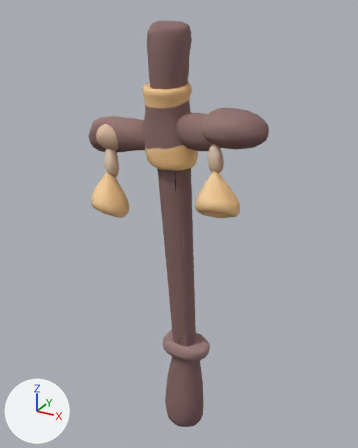
Two versions of the glTF model arte/equipo/cruz_santa.glb, one commit apart.
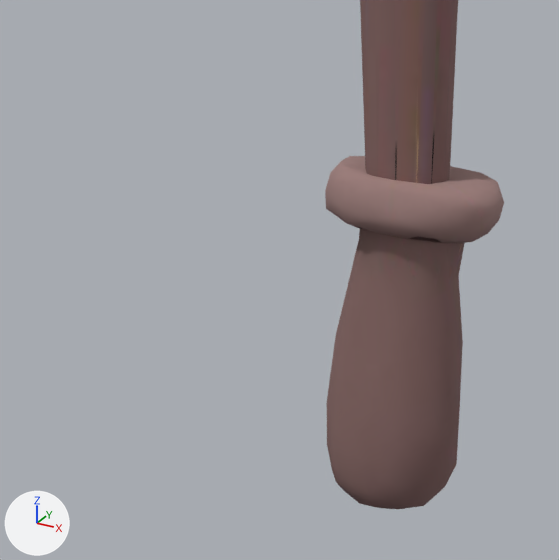
Each version appears first whole from a camera (50 mm lens) standing at (0.257, -0.443, 0.527) and looking at (0.002, 0.02, 0.295), and next in a close-up from a camera (50 mm lens) standing at (0.1, -0.234, 0.213) and looking at (0.005, -0.062, 0.127). The axes (+X, +Y, +Z) are drawn at lower left. The lights are the same throughout. The older version's two pictures come first. Vertices at exactly the same position are counted once.

The first close-up shows 'reliquia_3'.
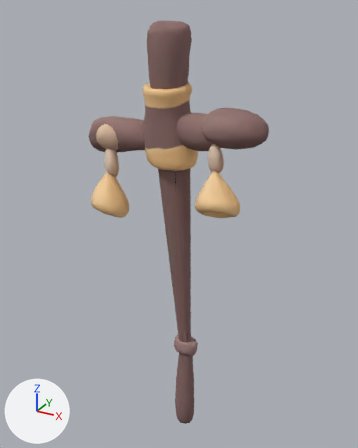
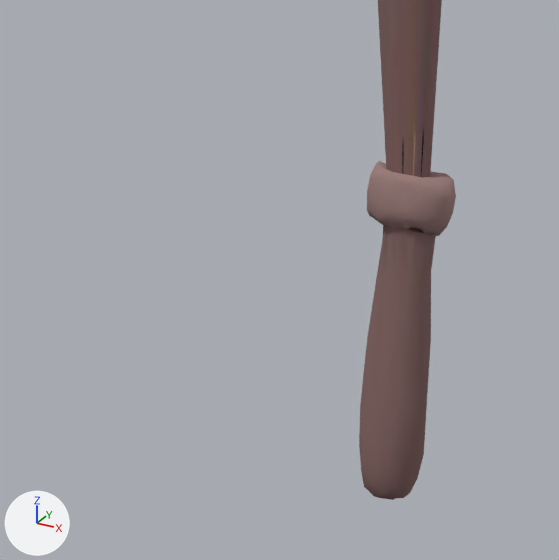
Boxes (x1, y1, x2, y2) around the edits, measured in the close-ups (559 x 560 px; the box of a moved part takes in the faces that stretch with it):
'reliquia_3', reshaped
    before: (325, 0, 504, 509)
    after: (359, 0, 456, 500)
part 1 of me_geometry_0_052, moved or reshaped
    before: (325, 156, 504, 509)
    after: (359, 161, 456, 500)
part 2 of me_geometry_0_052, moved or reshaped
    before: (360, 0, 458, 184)
    after: (378, 0, 442, 178)

Patch to the scene script:
```diff
--- a/arte/equipo/cruz_santa.glb.py
+++ b/arte/equipo/cruz_santa.glb.py
@@ me_geometry_0_052 @@
 me_geometry_0_052.from_pydata(...)  # 1888 vertices, 3699 faces; spans x -0.104..0.104, y -0.042..0.042, z 0.0..0.514
 # used by ob_reliquia_3; location = (0.0, 0.0, 0.0)
+# me_geometry_0_052 part 1: the loose piece of 259 vertices spanning x -0.016..0.046, y -0.006..0.041, z 0.0..0.142 is scaled about its middle by (0.5, 0.5, 1), then moved by (-0.001, -0.001, 0.0)
+# me_geometry_0_052 part 2: all 16 vertices in x -0.001..0.027, y 0.002..0.03, z 0.13..0.134 are scaled about their middle by (0.5, 0.5, 1)
 me_geometry_0_052.materials.append(mat_material_0)
```
